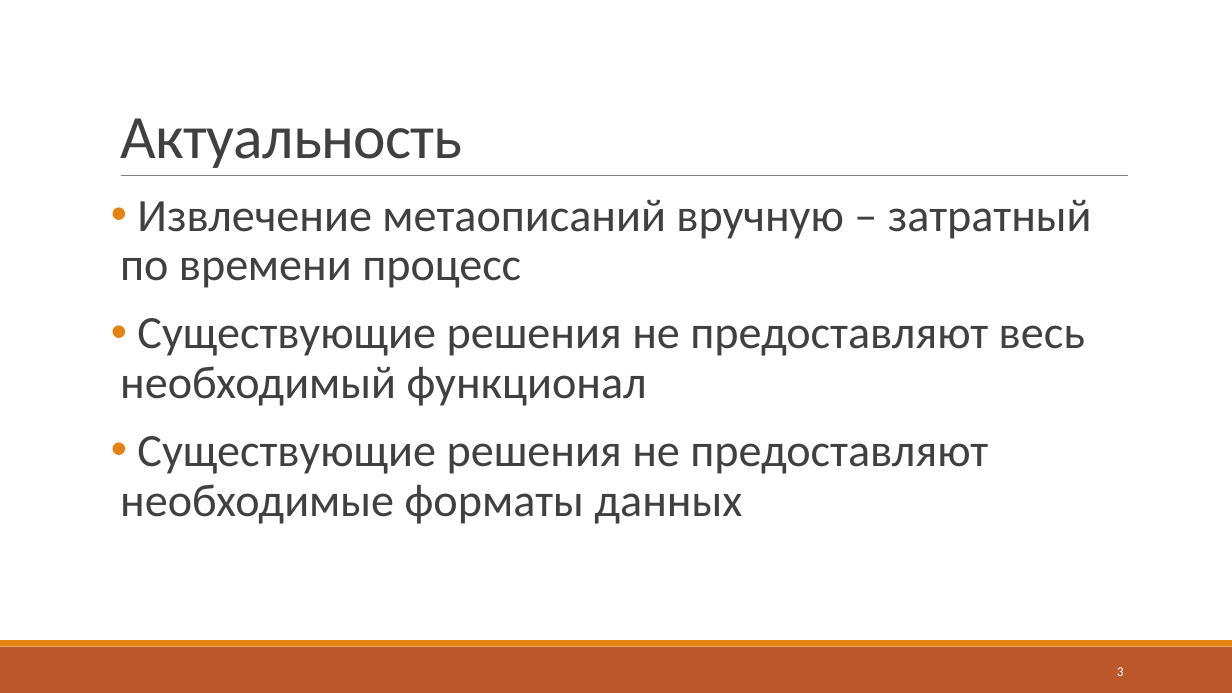
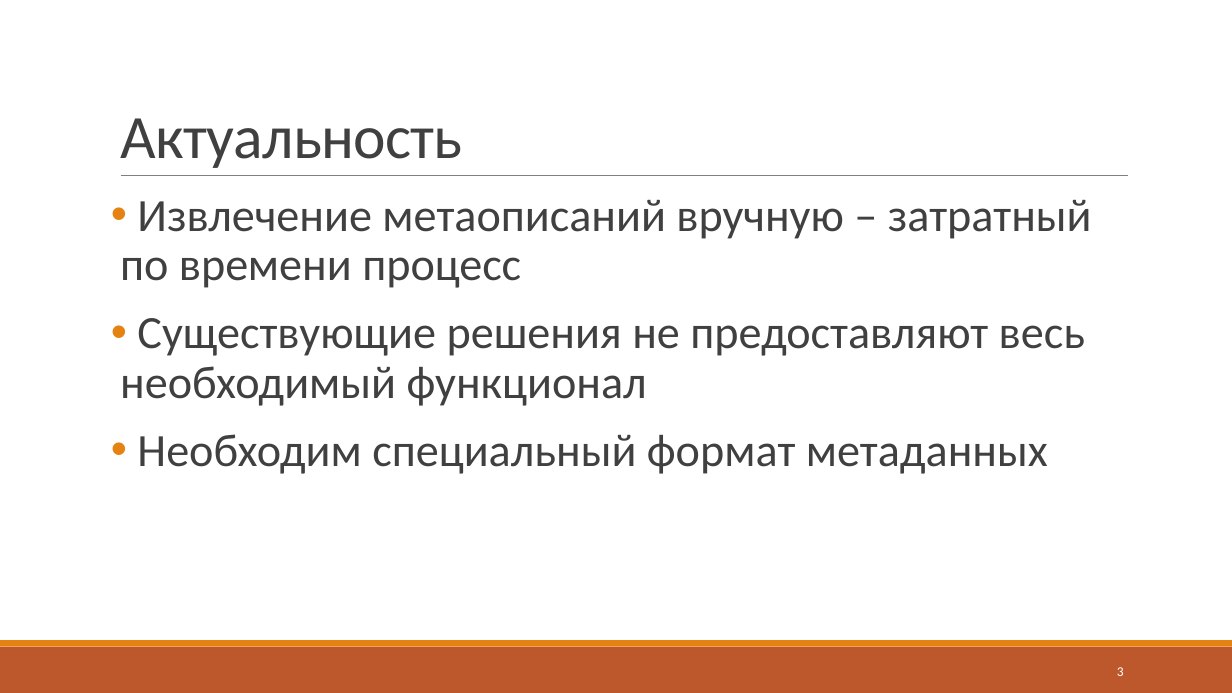
Before and after one commit to J-CITY/METADATA-EXTRACTOR, a slide deck: slide 3 of report.pptx. Drawn at 1232x693 pixels with LibreOffice and Linux fonts; fonts in the diff are those of the drawing. Boxes give left, top, right and bottom in pixels: in the first picture for what was removed or moved away, otherwise in the second. Text is boxed around its words. In the diff, an @@ line names an element or a change of style, - is before the commit and + after.

```diff
--- a/report.pptx
+++ b/report.pptx
@@ text at bbox=[137, 434, 1048, 474]: text changed @@
-• Существующие решения не предоставляют необходимые форматы данных
+• Необходим специальный формат метаданных
```
Also in this commit, not shown: 4 other slides changed, 1 other file.
